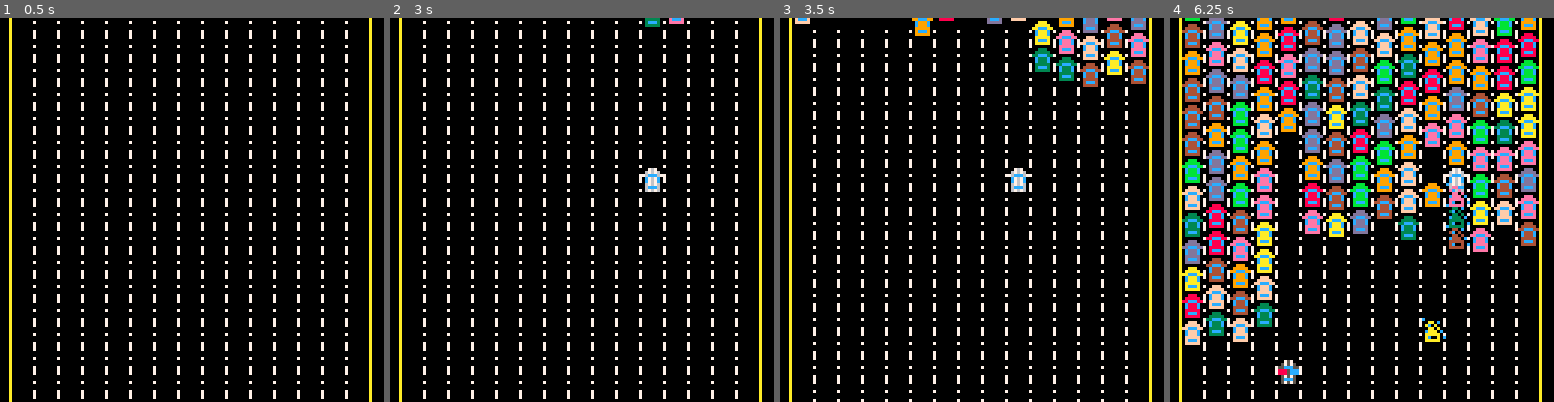
Above: before the commit, frames 1-4 (left to right).
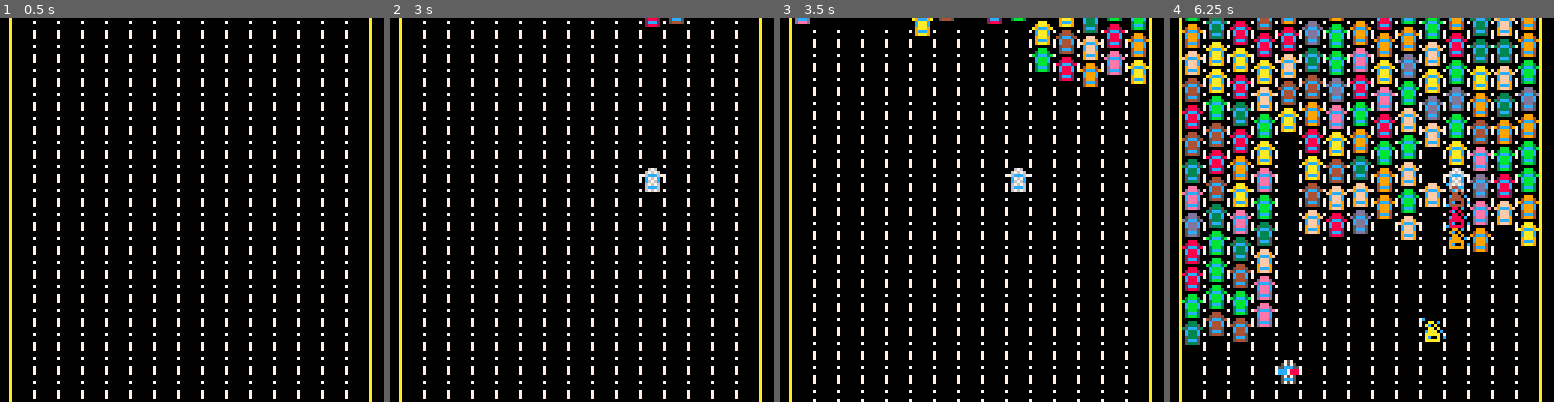
Above: after the commit, the same moments.

Repository: jcwilk/traffic_world
Game: PICO-8 cartridge traffic_world.p8
The game is run twice, just before and just after one commit, with the same random seed, the same clock (stepped at 60 frames per second) and the same inputs.
Inputs:
- Up to frame 1 (0.5 s): no input
- Up to frame 2 (3 s): hold Right 1.6-2.1 s; hold Right from 2.47 s (still down)
- Up to frame 3 (3.5 s): release Right at 3.03 s; hold Left from 3.08 s (still down)
- Up to frame 4 (6.25 s): release Left at 3.58 s; hold Right 4.02-4.68 s; hold Left 5.08-5.68 s; hold Right from 6.08 s (still down)

Frame 1 is identical in both runs. In frame 2, 0.2% of the frame differs, in the area x 66-77%, y 0-43%; in frame 3, 2.0%; in frame 4, 21%, in the area x 3-97%, y 0-93%.

Commit message:
Fix floaters so they crash with linkers
Also tweak car colors and siren timings

Diff:
--- a/lanes.lua
+++ b/lanes.lua
@@ -20,7 +20,6 @@
     end
 
     lane.joiners:each(function(j)
-      printh(lane.index)
       j:draw(lane)
     end)
     lane.floaters:each(function(f)
--- a/main.lua
+++ b/main.lua
@@ -1,5 +1,6 @@
 -- START LIB
 car_space_height = 9
+crash_height = 8
 
 function _init()
   ground_offset=0
@@ -26,7 +27,8 @@
 
 make_car = (function()
   local function draw_car(car,x,y)
-    pal(8,car.color)
+    pal(8,car.primary_color)
+    pal(9,car.secondary_color)
     if car.color_map then
       for k,v in pairs(car.color_map) do
         pal(k,v)
@@ -39,12 +41,15 @@
 
   end
 
-  local allowed_colors = {3,4,8,9,10,11,13,14,15}
+  local primary_colors = {3,4,8,9,10,11,13,14,15}
+  local secondary_colors = {5,5,2,4,9,3,5,13,9}
 
   return function()
+    local color_index = ceil(rnd(#primary_colors))
     local obj = {
       draw=draw_car,
-      color=allowed_colors[ceil(rnd(#allowed_colors))],
+      primary_color=primary_colors[color_index],
+      secondary_color=secondary_colors[color_index],
       update=update_car,
       color_map=false,
       sprite_id=6
@@ -73,7 +78,7 @@
 
     local is_crashed = false
     lane.floaters:each(function(f)
-      if abs(joiner.y-f.y) <= car_space_height-1 then
+      if abs(joiner.y-f.y) <= crash_height then
         is_crashed = true
       end
     end)
@@ -92,7 +97,6 @@
   end
 
   return function(car,y)
-    printh(car.is_player)
     local obj = {
       y=y,
       car=car,
@@ -111,6 +115,21 @@
     floater.y+=speed
     if floater.y > camera_y+128 then
       floater:kill()
+      return
+    end
+
+    if lane:get_tail_y() > floater.y and floater.y >= lane.offset then
+
+      local target_car_index = lane:get_car_index_at_y(floater.y+crash_height)
+      if target_car_index <= #lane.linkers then
+        local linker = lane.linkers[target_car_index]
+        if not linker.car.is_player then
+          printh("test")
+          printh(floater.y)
+          lane.floaters.make(make_floater(linker.car,linker:get_y()))
+          lane:remove_car_at(target_car_index)
+        end
+      end
     end
   end
 
--- a/police.lua
+++ b/police.lua
@@ -7,7 +7,7 @@
         local swp = c.color_map[2]
         c.color_map[2] = c.color_map[3]
         c.color_map[3] = swp
-        c.delay = 20
+        c.delay = 15
       end
       c.delay-=1
     end)
--- a/traffic_world.p8
+++ b/traffic_world.p8
@@ -111,7 +111,6 @@
   end
 
   lane.joiners:each(function(j)
-   printh(lane.index)
    j:draw(lane)
   end)
   lane.floaters:each(function(f)
@@ -267,7 +266,7 @@
     local swp = c.color_map[2]
     c.color_map[2] = c.color_map[3]
     c.color_map[3] = swp
-    c.delay = 20
+    c.delay = 15
    end
    c.delay-=1
   end)
@@ -293,6 +292,7 @@
 
 -- start ext ./main.lua
 car_space_height = 9
+crash_height = 8
 
 function _init()
  ground_offset=0
@@ -319,7 +319,8 @@
 
 make_car = (function()
  local function draw_car(car,x,y)
-  pal(8,car.color)
+  pal(8,car.primary_color)
+  pal(9,car.secondary_color)
   if car.color_map then
    for k,v in pairs(car.color_map) do
     pal(k,v)
@@ -332,12 +333,15 @@
 
  end
 
- local allowed_colors = {3,4,8,9,10,11,13,14,15}
+ local primary_colors = {3,4,8,9,10,11,13,14,15}
+ local secondary_colors = {5,5,2,4,9,3,5,13,9}
 
  return function()
+  local color_index = ceil(rnd(#primary_colors))
   local obj = {
    draw=draw_car,
-   color=allowed_colors[ceil(rnd(#allowed_colors))],
+   primary_color=primary_colors[color_index],
+   secondary_color=secondary_colors[color_index],
    update=update_car,
    color_map=false,
    sprite_id=6
@@ -366,7 +370,7 @@
 
   local is_crashed = false
   lane.floaters:each(function(f)
-   if abs(joiner.y-f.y) <= car_space_height-1 then
+   if abs(joiner.y-f.y) <= crash_height then
     is_crashed = true
    end
   end)
@@ -385,7 +389,6 @@
  end
 
  return function(car,y)
-  printh(car.is_player)
   local obj = {
    y=y,
    car=car,
@@ -404,6 +407,21 @@
   floater.y+=speed
   if floater.y > camera_y+128 then
    floater:kill()
+   return
+  end
+
+  if lane:get_tail_y() > floater.y and floater.y >= lane.offset then
+
+   local target_car_index = lane:get_car_index_at_y(floater.y+crash_height)
+   if target_car_index <= #lane.linkers then
+    local linker = lane.linkers[target_car_index]
+    if not linker.car.is_player then
+     printh("test")
+     printh(floater.y)
+     lane.floaters.make(make_floater(linker.car,linker:get_y()))
+     lane:remove_car_at(target_car_index)
+    end
+   end
   end
  end
 
@@ -511,14 +529,14 @@
 end
 -- end ext
 __gfx__
-0000000000888800000008888880000000000000000000000088800000767000c000000000757000000000000000000000000000000000000000000000000000
-00000000c888888c0c828888888828c00000000000000000088888000676760000880c0005757500000000000000000000000000000000000000000000000000
-007007000c8888c00028888888888200000000000000000788ccc88076ccc67008c0800055ccc550000000000000000000000000000000000000000000000000
-000770000c8888c002c8888888888c2000888800000000000c888c000c767c000088080022253330000000000000000000000000000000000000000000000000
-0007700008cccc8002c8888888888c2008888880000000000c888c000c767c000c8880c022253330000000000000000000000000000000000000000000000000
-0070070008cccc8002c8888888888c20088888800000000708888800067676000888880005757500000000000000000000000000000000000000000000000000
-000000000887788002c8888888888c20088888800000000708ccc80006ccc60008c0080c05ccc500000000000000000000000000000000000000000000000000
-00000000050000500288cccccccc882088cccc880000000708888800067676000888880005757500000000000000000000000000000000000000000000000000
+0000000000888800000008888880000000000000000000000088800000676000c000000000757000000000000000000000000000000000000000000000000000
+00000000c888888c0c828888888828c00000000000000000098889000676760000880c0005757500000000000000000000000000000000000000000000000000
+007007000c8888c00028888888888200000000000000000789ccc98076ccc67008c0800055ccc550000000000000000000000000000000000000000000000000
+000770000c8888c002c8888888888c2000888800000000000c888c000c767c000088080022273330000000000000000000000000000000000000000000000000
+0007700008cccc8002c8888888888c2008888880000000000c888c000c676c000c8880c022273330000000000000000000000000000000000000000000000000
+0070070008cccc8002c8888888888c20088888800000000709888900067676000888880005757500000000000000000000000000000000000000000000000000
+000000000887788002c8888888888c20088888800000000709ccc90006ccc60008c0080c05ccc500000000000000000000000000000000000000000000000000
+00000000050000500288cccccccc882088cccc880000000709888900067676000888880005757500000000000000000000000000000000000000000000000000
 0000000000888800088cccccccccc8800c8888c00000000000000000000000000000000000000000000000000000000000000000000000000000000000000000
 0000000000888800088cccccccccc8800c8888c00000000000000000000000000000000000000000000000000000000000000000000000000000000000000000
 00000000088cc8800888cccccccc88800c8888c00000000000000000000000000000000000000000000000000000000000000000000000000000000000000000
